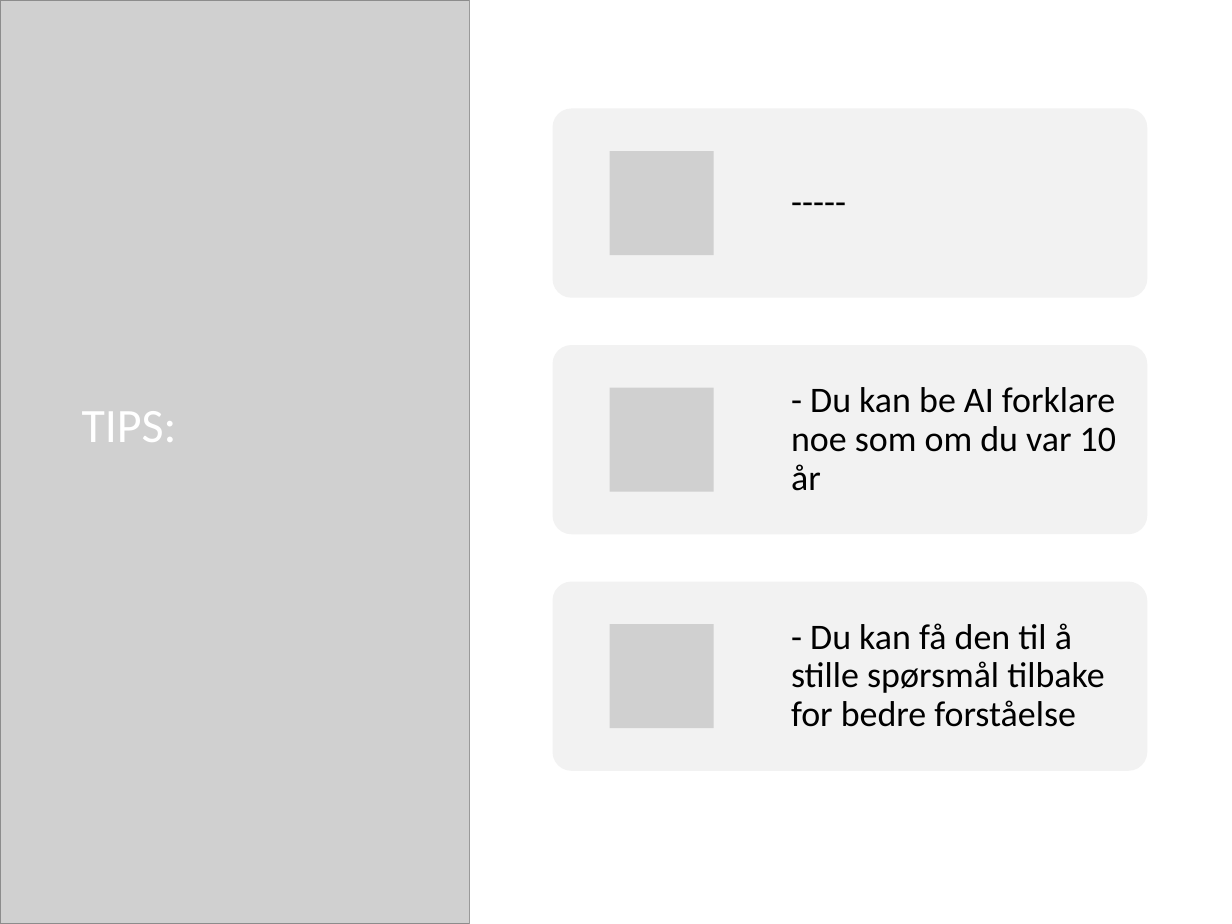
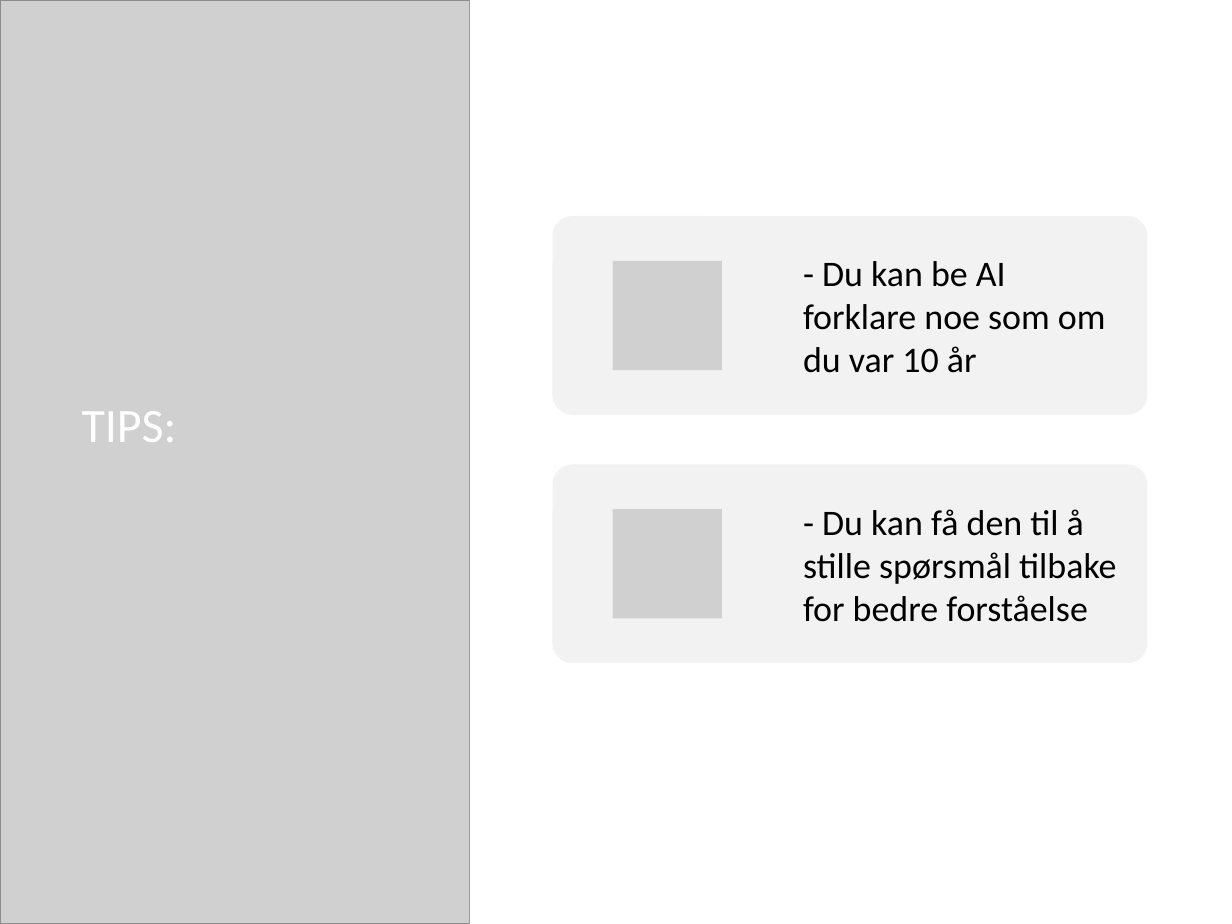
Before and after one commit to Cre8XF/cre8xf.dev, a slide deck: slide 5 of kurs/ai-for-nybegynnere/modul3-hverdag-jobb/modul3.pptx. Drawn at 1232x924 pixels with LibreOffice and Linux fonts; fonts in the diff are those of the drawing; grey boxes stand for pictures; background and template pictures are left out. Boxes give left, top, right and bottom in pixels: in the first picture for what was removed or moved away, otherwise in the second. Text is boxed around its words. In the diff, an @@ line names an element or a change of style, - is before the commit and + after.

```diff
--- a/kurs/ai-for-nybegynnere/modul3-hverdag-jobb/modul3.pptx
+++ b/kurs/ai-for-nybegynnere/modul3-hverdag-jobb/modul3.pptx
@@ rounded rectangle: place and size @@
-rounded rectangle at [552, 108, 1147, 298]
+rounded rectangle at [552, 216, 1147, 414]
@@ text "- Du kan be AI ..." at [803, 261, 1106, 373]: line spacing 0.9 to 1 @@
@@ text "- Du kan be AI ...": place and size @@
-text "- Du kan be AI ..." at [791, 387, 1116, 491]
+text "- Du kan be AI ..." at [803, 261, 1106, 373]
@@ picture added at [612, 261, 722, 371] @@
@@ rounded rectangle: place and size @@
-rounded rectangle at [552, 582, 1147, 771]
+rounded rectangle at [552, 464, 1147, 663]
@@ text "- Du kan få den ...": place and size @@
-text "- Du kan få den ..." at [791, 623, 1104, 727]
+text "- Du kan få den ..." at [803, 509, 1116, 622]
@@ text "- Du kan få den ..." at [803, 509, 1116, 622]: line spacing 0.9 to 1 @@
@@ picture: place and size @@
-picture at [610, 388, 713, 492]
+picture at [612, 509, 722, 618]
@@ group removed at [552, 108, 1147, 728]: 2 pictures, 1 text, 1 rounded rectangle @@
------
```
Also in this commit, not shown: 4 other slides changed, 22 other files.
